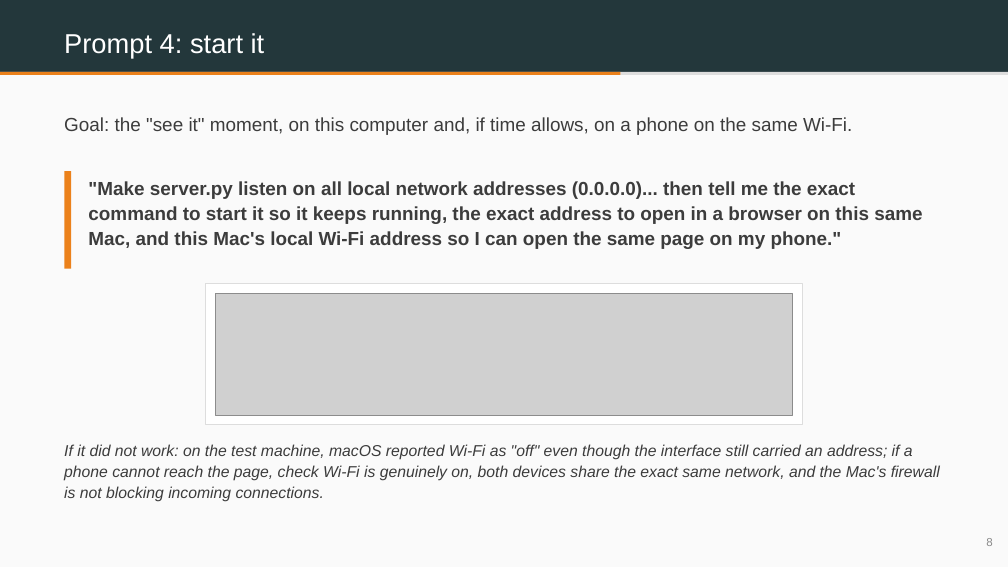
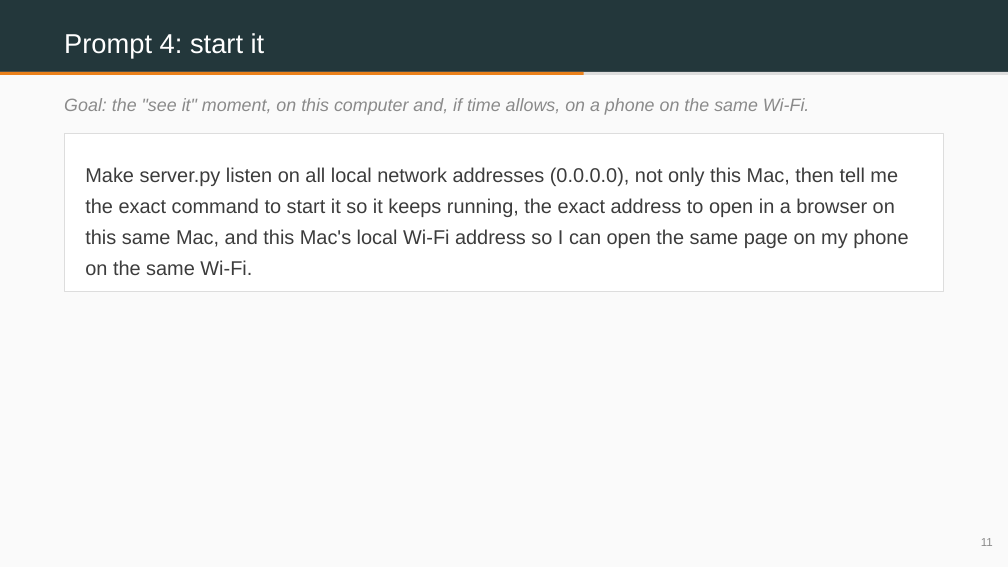
Before and after one commit to benjiesotelo-sudo/Telos_FIN1209, a slide deck: slide 11 of special-lecture/FIN1209-Special-Lecture-3-BuildIt-Student-Edition.pptx (slide 8 before the commit). Drawn at 1008x567 pixels with LibreOffice and Linux fonts; fonts in the diff are those of the drawing; grey boxes stand for pictures. Boxes give left, top, right and bottom in pixels: in the first picture for what was removed or moved away, otherwise in the second. Text is boxed around its words. In the diff, an @@ line names an element or a change of style, - is before the commit and + after.

```diff
--- a/special-lecture/FIN1209-Special-Lecture-3-BuildIt-Student-Edition.pptx
+++ b/special-lecture/FIN1209-Special-Lecture-3-BuildIt-Student-Edition.pptx
@@ rectangle: place and size @@
-rectangle at (0,72,620,75)
+rectangle at (0,72,584,75)
@@ text "Goal: the "see it" moment, ...": place and size @@
-text "Goal: the "see it" moment, ..." at (64,117,852,135)
+text "Goal: the "see it" moment, ..." at (64,98,810,115)
@@ text "Goal: the "see it" moment, ..." at (64,98,810,115): size 18 to 17 pt, text colour #3C3C3C to #8A8A8A, italic on; less space between paragraphs @@
@@ rectangle added at (64,134,944,291), fill #FFFFFF, outline #DDDDDD 1 pt @@
@@ rectangle removed at (64,171,71,268) @@
@@ text at (85,167,908,275): text changed; size 18 to 19 pt; bold off @@
-"Make server.py listen on all local network addresses (0.0.0.0)... then tell me the exact command to start it so it keeps running, the exact address to open in a browser on this same Mac, and this Mac's local Wi-Fi address so I can open the same page on my phone."
+Make server.py listen on all local network addresses (0.0.0.0), not only this Mac, then tell me the exact command to start it so it keeps running, the exact address to open in a browser on this same Mac, and this Mac's local Wi-Fi address so I can open the same page on my phone on the same Wi-Fi.
@@ rectangle removed at (206,284,802,424) @@
@@ picture removed at (216,293,792,414) @@
@@ text removed at (64,444,940,502) @@
-If it did not work: on the test machine, macOS reported Wi-Fi as "off" even though the interface still carried an address; if a phone cannot reach the page, check Wi-Fi is genuinely on, both devices share the exact same network, and the Mac's firewall is not blocking incoming connections.
@@ text at (981,538,993,546): text changed @@
-8
+11
```
Also in this commit, not shown: 9 other slides changed, 7 slides added, 1 slide removed, 7 other files.
